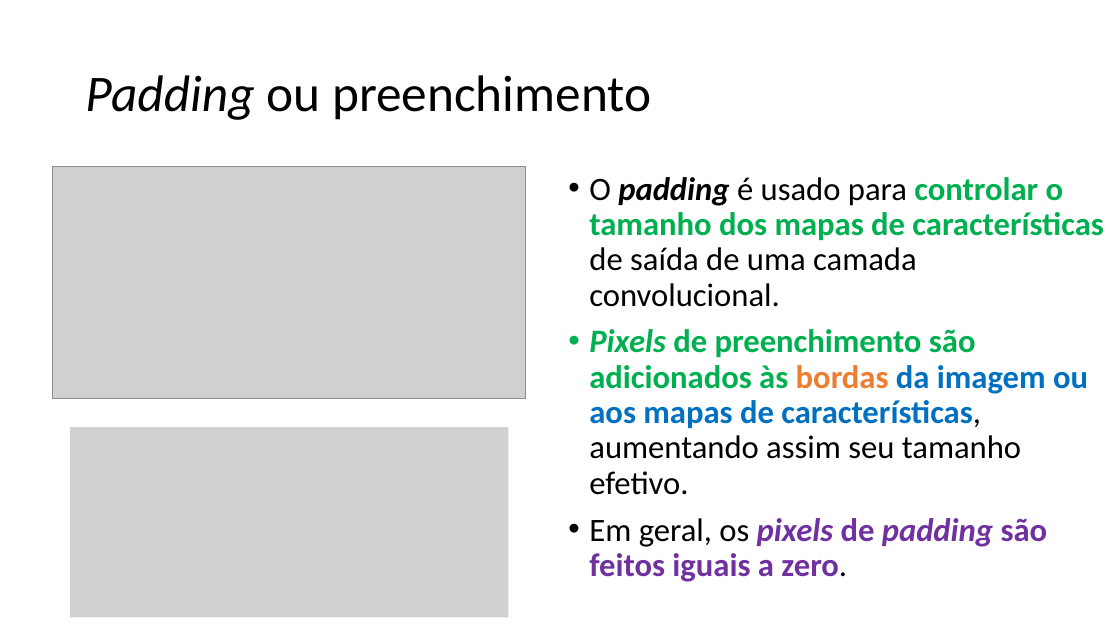
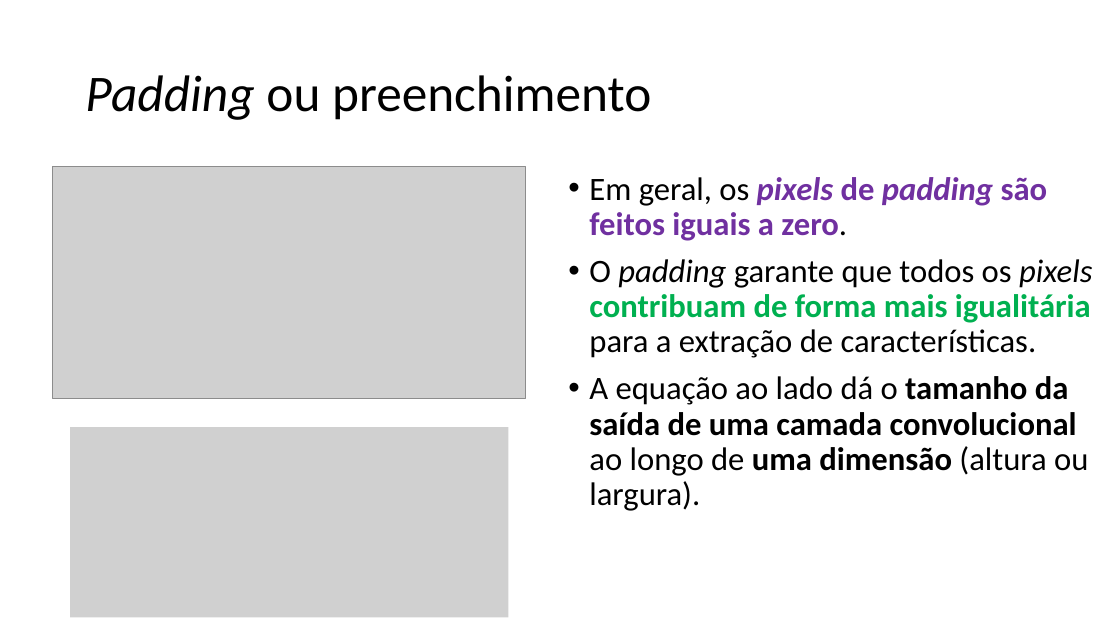
Before and after one commit to zz4fap/c24_inteligencia_artificial, a slide deck: slide 58 of slides/C24_CNN.pptx. Drawn at 1120x630 pixels with LibreOffice and Linux fonts; fonts in the diff are those of the drawing; grey boxes stand for pictures. Boxes give left, top, right and bottom in pixels: in the first picture for what was removed or moved away, otherwise in the second. Text is boxed around its words. In the diff, an @@ line names an element or a change of style, - is before the commit and + after.

```diff
--- a/slides/C24_CNN.pptx
+++ b/slides/C24_CNN.pptx
@@ text at bbox=[589, 177, 1103, 495]: paragraphs removed @@
-• O padding é usado para controlar o tamanho dos mapas de características de saída de uma camada convolucional.
-• Pixels de preenchimento são adicionados às bordas da imagem ou aos mapas de características, aumentando assim seu tamanho efetivo.
@@ text at bbox=[589, 259, 1092, 511]: paragraphs added @@
+• O padding garante que todos os pixels contribuam de forma mais igualitária para a extração de características.
+• A equação ao lado dá o tamanho da saída de uma camada convolucional ao longo de uma dimensão (altura ou largura).
```
Also in this commit, not shown: 11 other slides changed, 1 slide removed.
